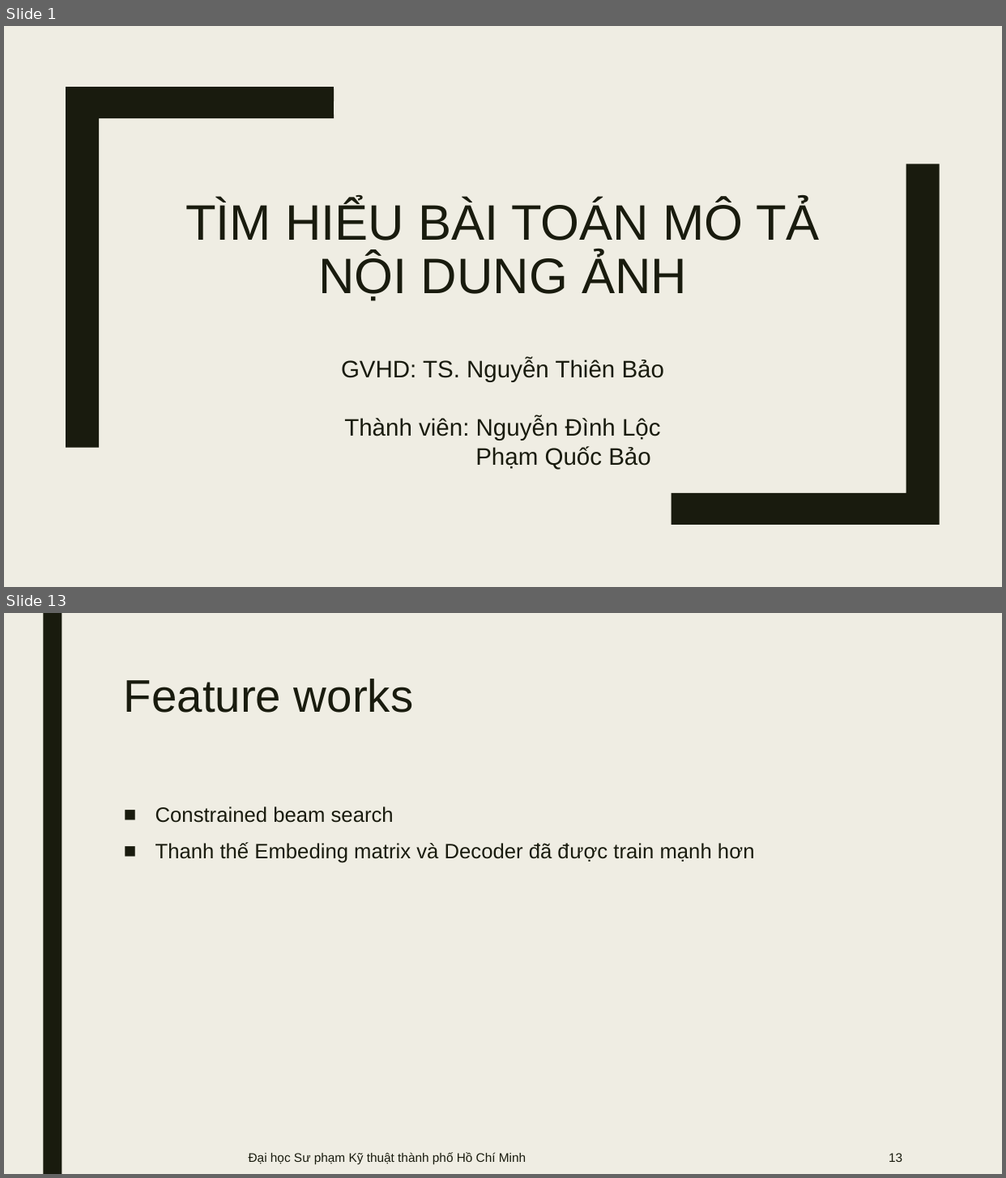
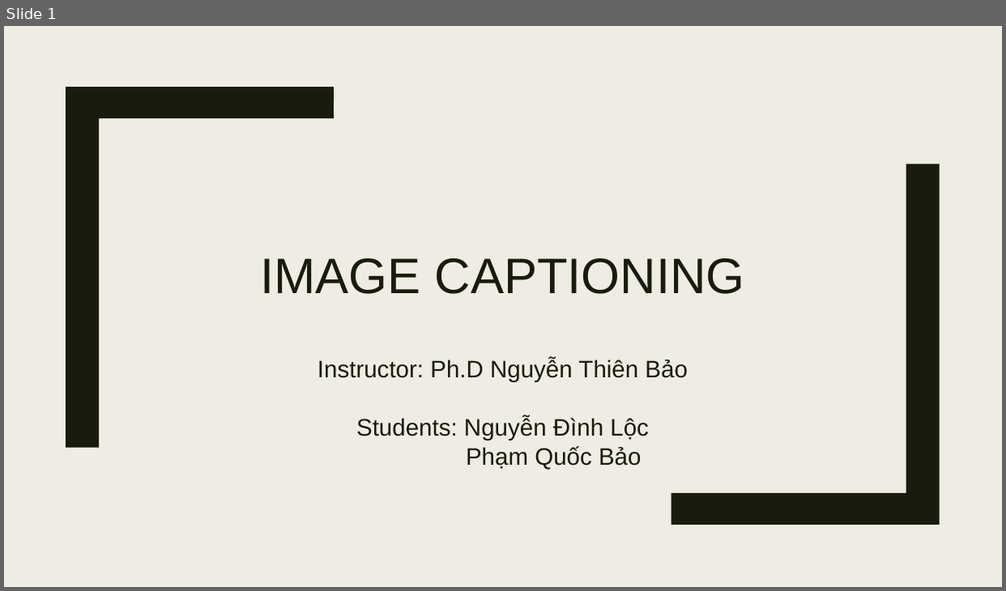
Before and after one commit to lyonguyen8697/image-description, a slide deck: presentation.pptx. Shown one above the other, each under a label of ours: slides 1 and 13 before the commit, slide 1 after it; the slides between them are not shown. The pictures are 1006x1178 and 1006x591 pixels, drawn with LibreOffice and Linux fonts; fonts in the diff are those of the drawing. Boxes give left, top, right and bottom in pixels: in the first picture for what was removed or moved away, otherwise in the second. Text is boxed around its words. In the diff, an @@ line names an element or a change of style, - is before the commit and + after.

```diff
--- a/presentation.pptx
+++ b/presentation.pptx
@@ slide 13 removed at <box>4,613,1002,1174</box>, background #EFEDE3 @@
@@ rectangle removed at <box>43,613,62,1174</box> @@
@@ title removed at <box>124,679,413,713</box> @@
-Feature works
@@ text removed at <box>155,807,755,863</box> @@
-■ Constrained beam search
-■ Thanh thế Embeding matrix và Decoder đã được train mạnh hơn
@@ text removed at <box>249,1152,526,1165</box> @@
-Đại học Sư phạm Kỹ thuật thành phố Hồ Chí Minh
@@ page number removed at <box>889,1153,902,1162</box> @@
-13
@@ slide 1 changed as well @@
@@ title at <box>260,258,745,294</box>: text changed @@
-TÌM HIỂU BÀI TOÁN MÔ TẢ NỘI DUNG ẢNH
+IMAGE CAPTIONING
@@ subtitle at <box>317,359,688,441</box>: text changed @@
-GVHD: TS. Nguyễn Thiên Bảo
-Thành viên: Nguyễn Đình Lộc
+Instructor: Ph.D Nguyễn Thiên Bảo
+Students: Nguyễn Đình Lộc
```
Also in this commit, not shown: 7 other slides changed, 13 slides added, 4 other slides removed.
